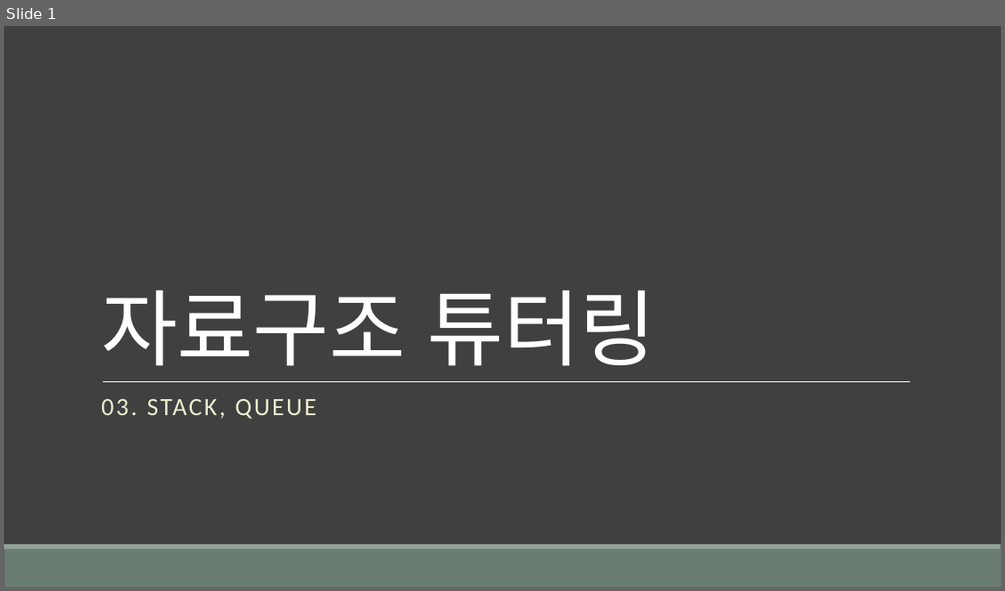
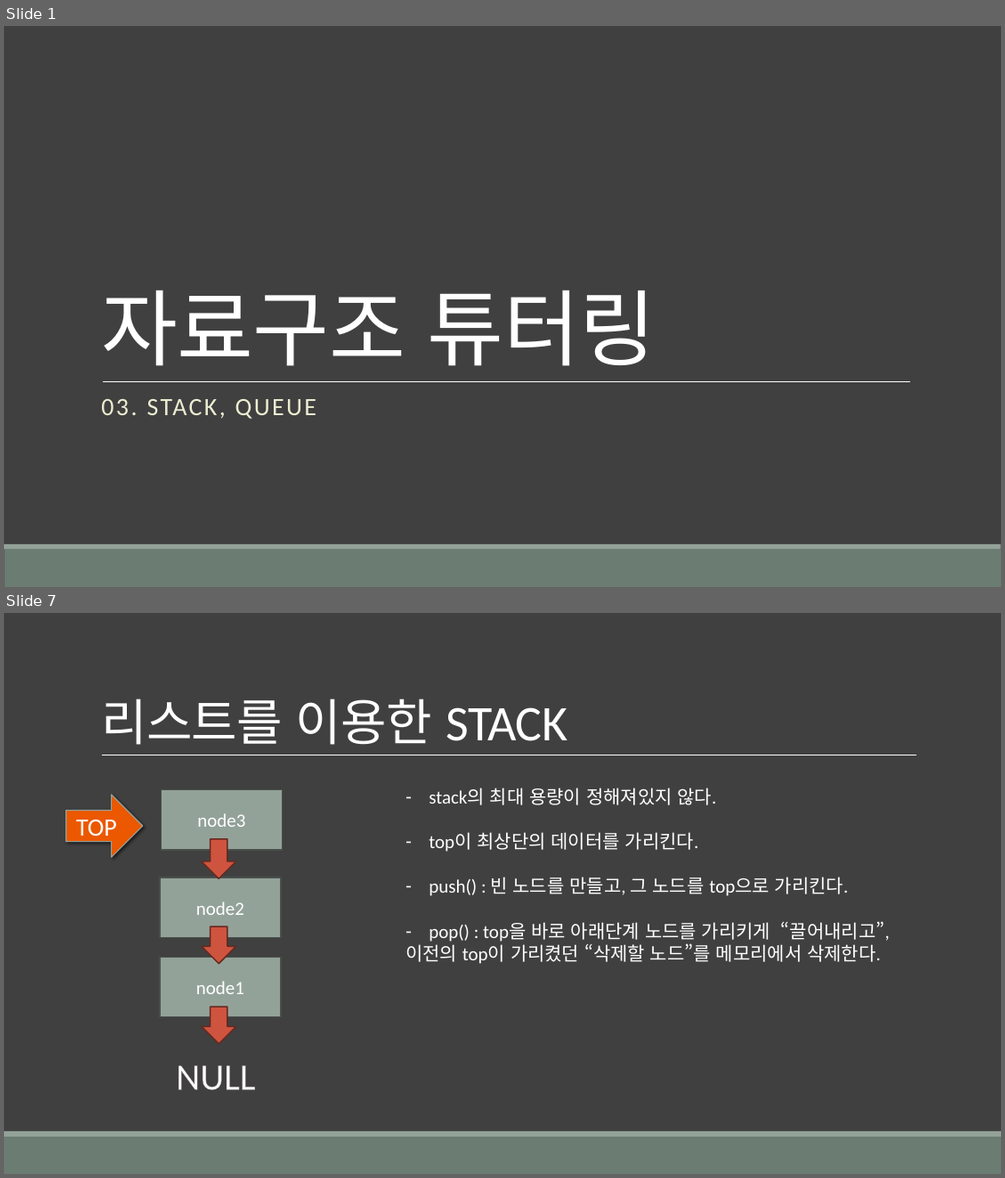
Before and after one commit to logg9715/DataStructure_Lecture-2023-2, a slide deck: ppt/자료구조 튜터링 03.pptx. Shown one above the other, each under a label of ours: slide 1 before the commit, slides 1 and 7 after it; the slides between them are not shown. The pictures are 1005x591 and 1005x1178 pixels, drawn with LibreOffice and Linux fonts; fonts in the diff are those of the drawing. Boxes give left, top, right and bottom in pixels: in the first picture for what was removed or moved away, otherwise in the second. Text is boxed around its words. In the diff, an @@ line names an element or a change of style, - is before the commit and + after.

```diff
--- a/ppt/자료구조 튜터링 03.pptx
+++ b/ppt/자료구조 튜터링 03.pptx
@@ slide 7 added at bbox=[4, 613, 1001, 1174], background #404040; not listed: 2 template elements that a slide beside it also shows @@
@@ title added at bbox=[101, 698, 567, 745], 48 pt, text #FFFFFF @@
+리스트를 이용한 STACK
@@ line added from (102, 755) to (917, 755), #FFFFFF 0.5 pt @@
@@ right arrow added at bbox=[66, 795, 142, 858], fill #EB5800, outline #93A299 1 pt, 24 pt, text #FFFFFF @@
+TOP
@@ rectangle added at bbox=[161, 790, 283, 850], fill #93A299, outline #49504C 1.25 pt, 18 pt, text #FFFFFF @@
+node3
@@ text added at bbox=[405, 787, 890, 964], 18 pt, text #FFFFFF @@
+– stack의 최대 용량이 정해져있지 않다.
+– top이 최상단의 데이터를 가리킨다.
+– push() : 빈 노드를 만들고, 그 노드를 top으로 가리킨다.
+– pop() : top을 바로 아래단계 노드를 가리키게 “끌어내리고”,
+이전의 top이 가리켰던 “삭제할 노드”를 메모리에서 삭제한다.
@@ down arrow added at bbox=[202, 839, 235, 878], fill #CF543F, outline #672A1F 1.25 pt @@
@@ rectangle added at bbox=[160, 877, 281, 938], fill #93A299, outline #49504C 1.25 pt, 18 pt, text #FFFFFF @@
+node2
@@ down arrow added at bbox=[202, 926, 235, 964], fill #CF543F, outline #672A1F 1.25 pt @@
@@ rectangle added at bbox=[160, 957, 281, 1017], fill #93A299, outline #49504C 1.25 pt, 18 pt, text #FFFFFF @@
+node1
@@ down arrow added at bbox=[202, 1006, 235, 1044], fill #CF543F, outline #672A1F 1.25 pt @@
@@ text added at bbox=[176, 1065, 255, 1090], 36 pt, text #FFFFFF @@
+NULL
```
Also in this commit, not shown: 1 slide changed, 6 other slides added, 1 slide removed, 2 other files.
